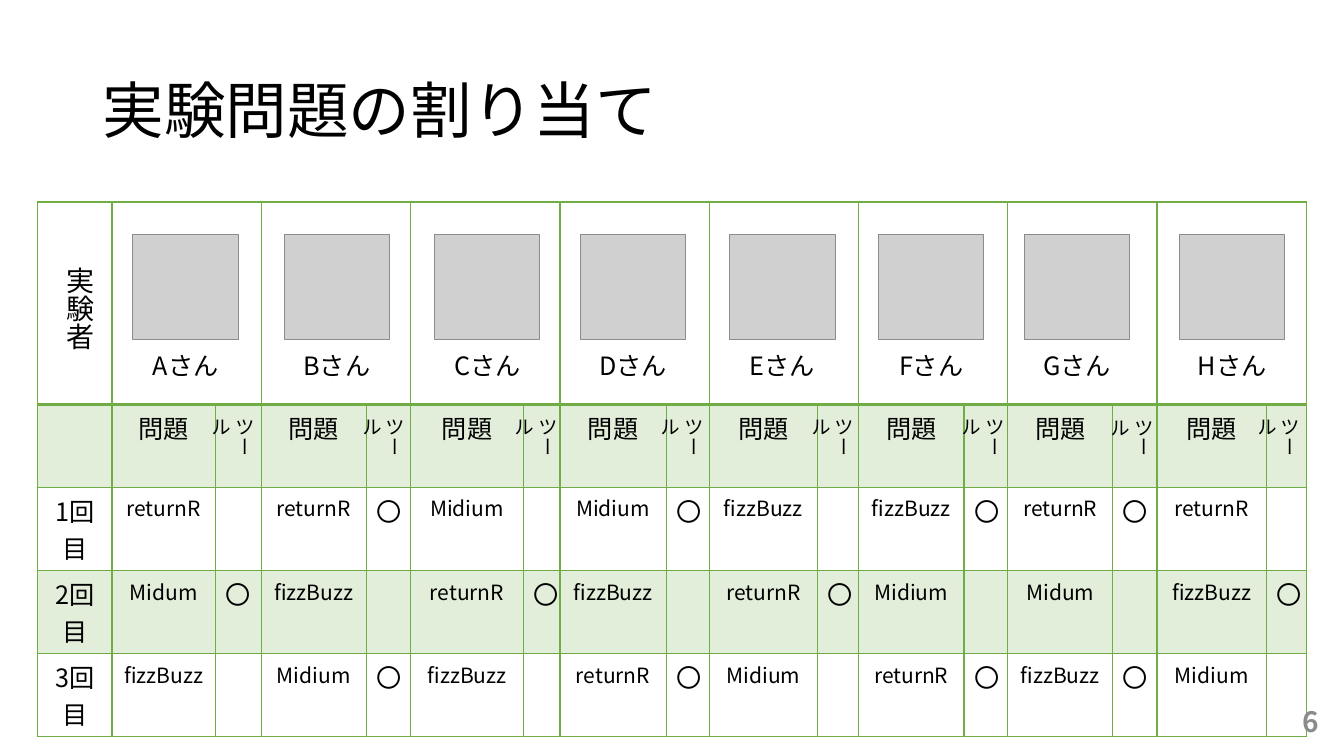
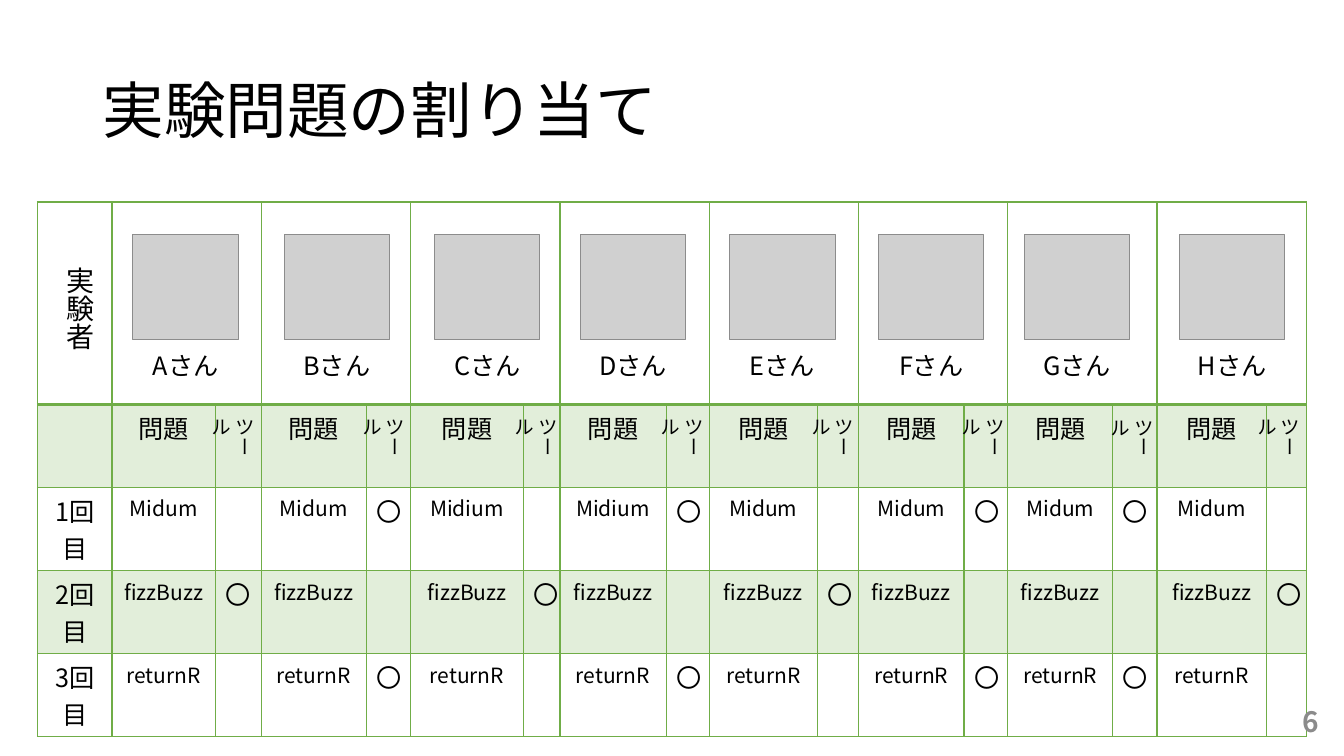
Before and after one commit to ryosuke-ku/tcs-expt, a slide deck: slide 6 of tcs-expt-task.pptx. Drawn at 1344x756 pixels with LibreOffice and Linux fonts; fonts in the diff are those of the drawing; grey boxes stand for pictures. Boxes give left, top, right and bottom in pixels: in the first picture for what was removed or moved away, otherwise in the second. Text is boxed around its words. In the diff, an @@ line names an element or a change of style, - is before the commit and + after.

```diff
--- a/tcs-expt-task.pptx
+++ b/tcs-expt-task.pptx
@@ table at (37,202,1308,695) @@
-row 3: 1回目 | returnR |  | returnR | 〇 | Midium |  | Midium | 〇 | fizzBuzz |  | fizzBuzz | 〇 | returnR | 〇 | returnR | 
+row 3: 1回目 | Midum |  | Midum | 〇 | Midium |  | Midium | 〇 | Midum |  | Midum | 〇 | Midum | 〇 | Midum | 
-row 4: 2回目 | Midum | 〇 | fizzBuzz |  | returnR | 〇 | fizzBuzz |  | returnR | 〇 | Midium |  | Midum |  | fizzBuzz | 〇
+row 4: 2回目 | fizzBuzz | 〇 | fizzBuzz |  | fizzBuzz | 〇 | fizzBuzz |  | fizzBuzz | 〇 | fizzBuzz |  | fizzBuzz |  | fizzBuzz | 〇
-row 5: 3回目 | fizzBuzz |  | Midium | 〇 | fizzBuzz |  | returnR | 〇 | Midium |  | returnR | 〇 | fizzBuzz | 〇 | Midium | 
+row 5: 3回目 | returnR |  | returnR | 〇 | returnR |  | returnR | 〇 | returnR |  | returnR | 〇 | returnR | 〇 | returnR | 
```
Also in this commit, not shown: 6 other files.
